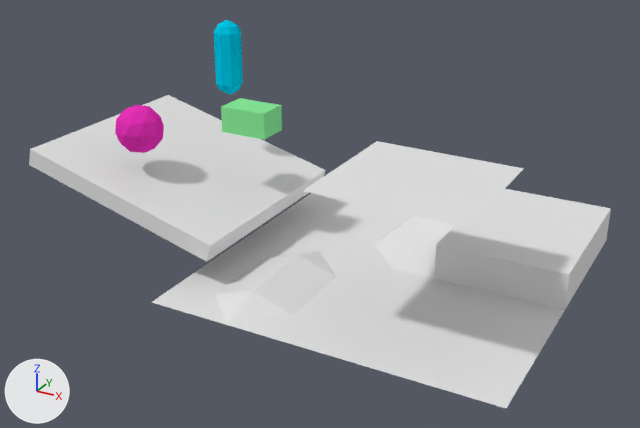
What one commit did to the Blender file testact/field.blend.
Before and after are seen from a 50 mm camera at (12.5, -25.2, 14.7) aimed at (-1.0, -0.7, 2.5). Lighting does not change. The marker at lower left points along +X, +Y and +Z.

Objects in the first picture: 'ICO球', 'cuboid', '円柱', '平面', '平面.001', '立方体'.
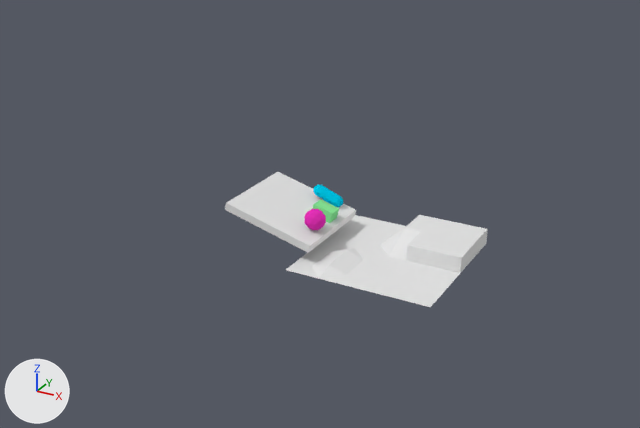
Changed parts and their boxes (x1, y1, x2, y2) in the pictures (640 x 428 px):
'平面', moved, rescaled (56% narrower, 58% shorter): before (152, 189, 611, 408); after (286, 215, 488, 307)
'立方体', moved, rescaled (56% narrower, 51% shorter): before (29, 95, 326, 262); after (225, 172, 356, 253)
'平面.001', deleted: before (303, 141, 524, 228)
'cuboid', moved, turned, rescaled: before (221, 98, 282, 140); after (312, 199, 339, 223)
'ICO球', moved, turned, rescaled: before (115, 105, 164, 153); after (305, 209, 326, 230)
'円柱', moved, turned, rescaled: before (214, 20, 243, 94); after (314, 185, 343, 207)

The change in detail:
Object 'ICO球' (ob_ico球) moves from (-7.22, -2.33, 5.05) to (-0.86, -1.24, 2.55).
Object 'ICO球' (ob_ico球) turns from (0, 0, 0) to (0, -121, 0) degrees about x, y and z.
Object 'ICO球' (ob_ico球) is rescaled from (1.0, 1.0, 1.0) to (0.436, 0.436, 0.436).
Object 'cuboid' (ob_cuboid) moves from (-4.06, -0.06, 5.29) to (-1.04, -0.2, 2.42).
Object 'cuboid' (ob_cuboid) turns from (0, 0, 0) to (0, 15, -0.1) degrees about x, y and z.
Object 'cuboid' (ob_cuboid) is rescaled from (1.0, 1.0, 1.0) to (0.436, 0.436, 0.436).
Object '平面' (ob_平面) moves from (1.6, -0.06, 0.75) to (1.53, -0.4, 1.37).
Object '平面' (ob_平面) is rescaled from (1.0, 1.0, 1.0) to (0.436, 0.436, 0.436).
Object '立方体' (ob_立方体) moves from (-6.89, -0.38, 3.03) to (-2.17, -0.55, 2.37).
Object '立方体' (ob_立方体) is rescaled from (1.0, 1.0, 1.0) to (0.436, 0.436, 0.436).
Object '円柱' (ob_円柱) moves from (-6.24, 1.8, 6.8) to (-1.44, 0.78, 2.56).
Object '円柱' (ob_円柱) turns from (0, 0, 0) to (8.9, 114, 15) degrees about x, y and z.
Object '円柱' (ob_円柱) is rescaled from (1.0, 1.0, 1.0) to (0.436, 0.436, 0.436).
Object '平面.001' (ob_平面_001) is deleted.
